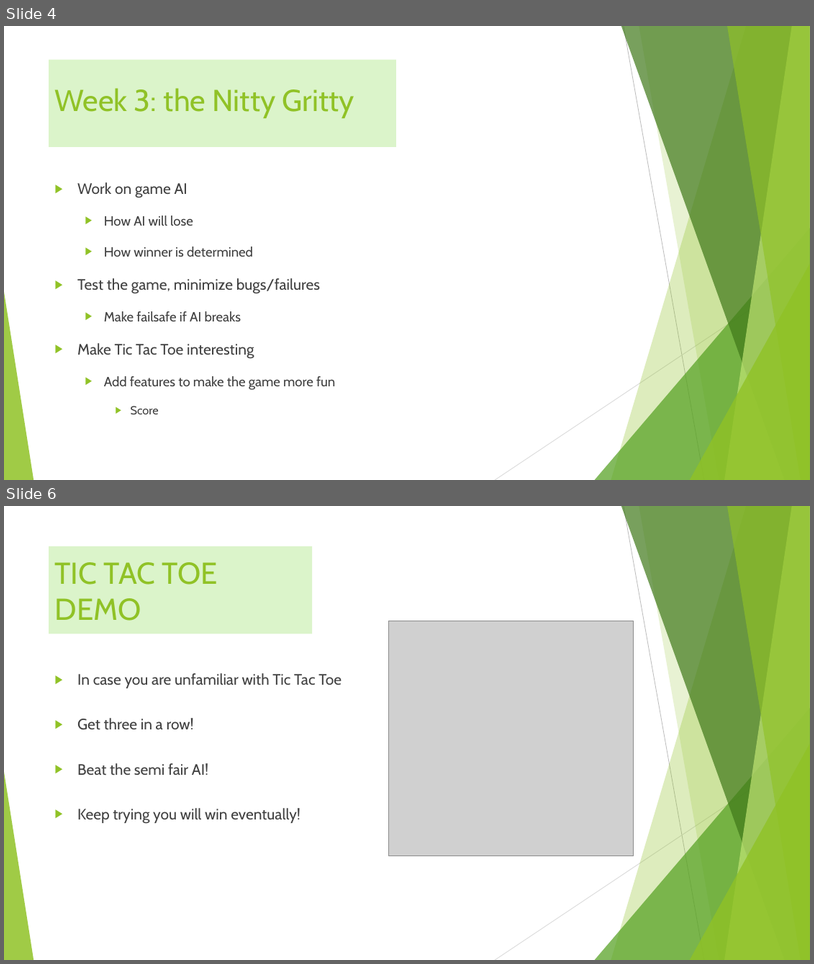
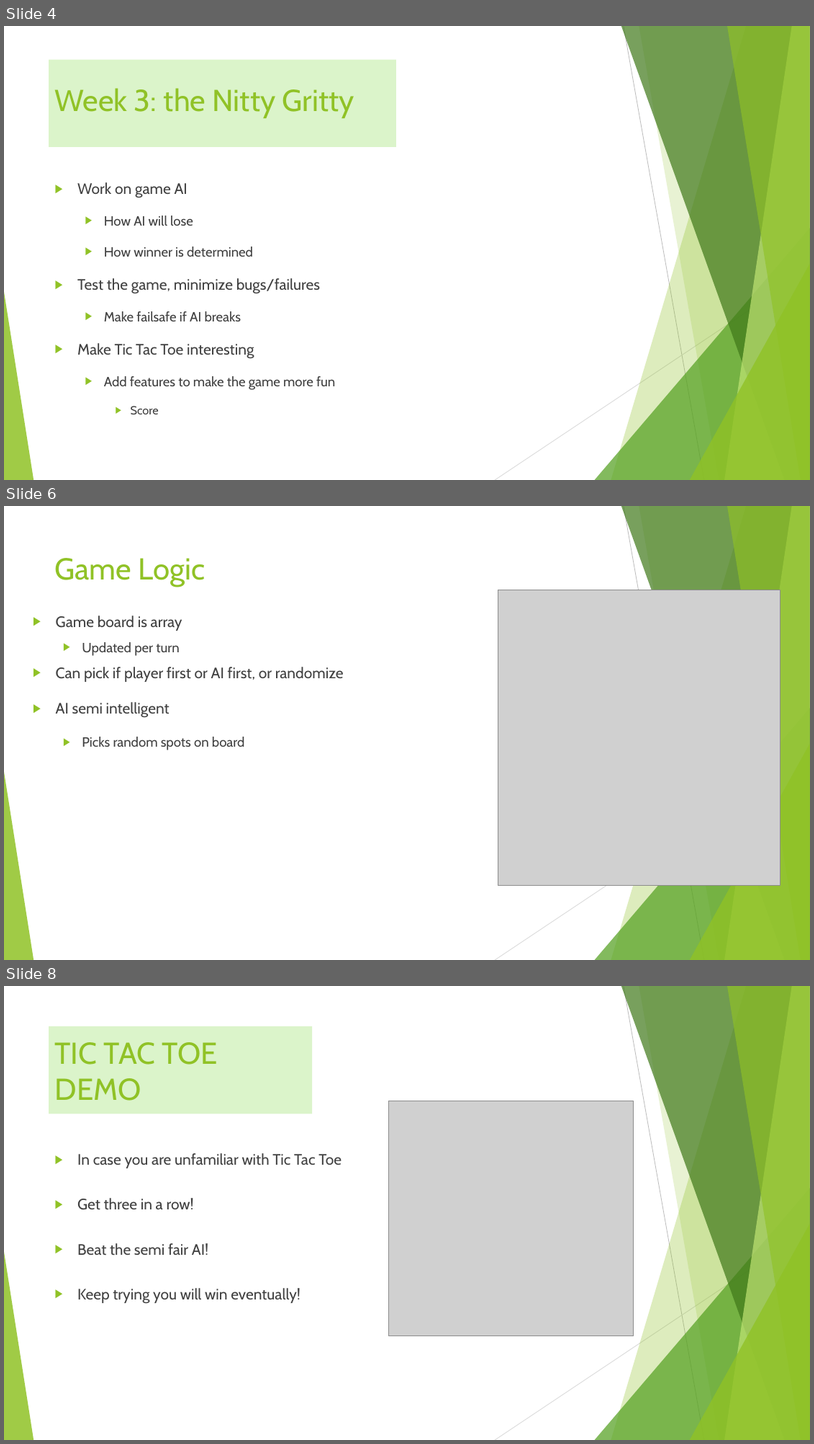
Before and after one commit to CSIS-BU/sp22-cs330-finalproject-team-murphy, a slide deck: AI Tic tac toe.pptx. Shown one above the other, each under a label of ours: slides 4 and 6 before the commit, slides 4, 6 and 8 after it; the slides between them are not shown. The pictures are 814x964 and 814x1444 pixels, drawn with LibreOffice and Linux fonts; fonts in the diff are those of the drawing; grey boxes stand for pictures. Boxes give left, top, right and bottom in pixels: in the first picture for what was removed or moved away, otherwise in the second. Text is boxed around its words. In the diff, an @@ line names an element or a change of style, - is before the commit and + after.

```diff
--- a/AI Tic tac toe.pptx
+++ b/AI Tic tac toe.pptx
@@ slide 6 added at [4,506,810,960], background #FFFFFF; not listed: 10 template elements that a slide beside it also shows @@
@@ title added at [55,558,206,587], 36 pt, text #90C226 @@
+Game Logic
@@ picture added at [498,590,780,885] @@
@@ text added at [56,615,344,750], 18 pt, text #404040 @@
+▶ Game board is array
+  ▶ Updated per turn
+▶ Can pick if player first or AI first, or randomize
+▶ AI semi intelligent
+  ▶ Picks random spots on board
@@ what was slide 6 is now slide 8 @@
```
Also in this commit, not shown: 1 slide changed, 1 other slide added.
